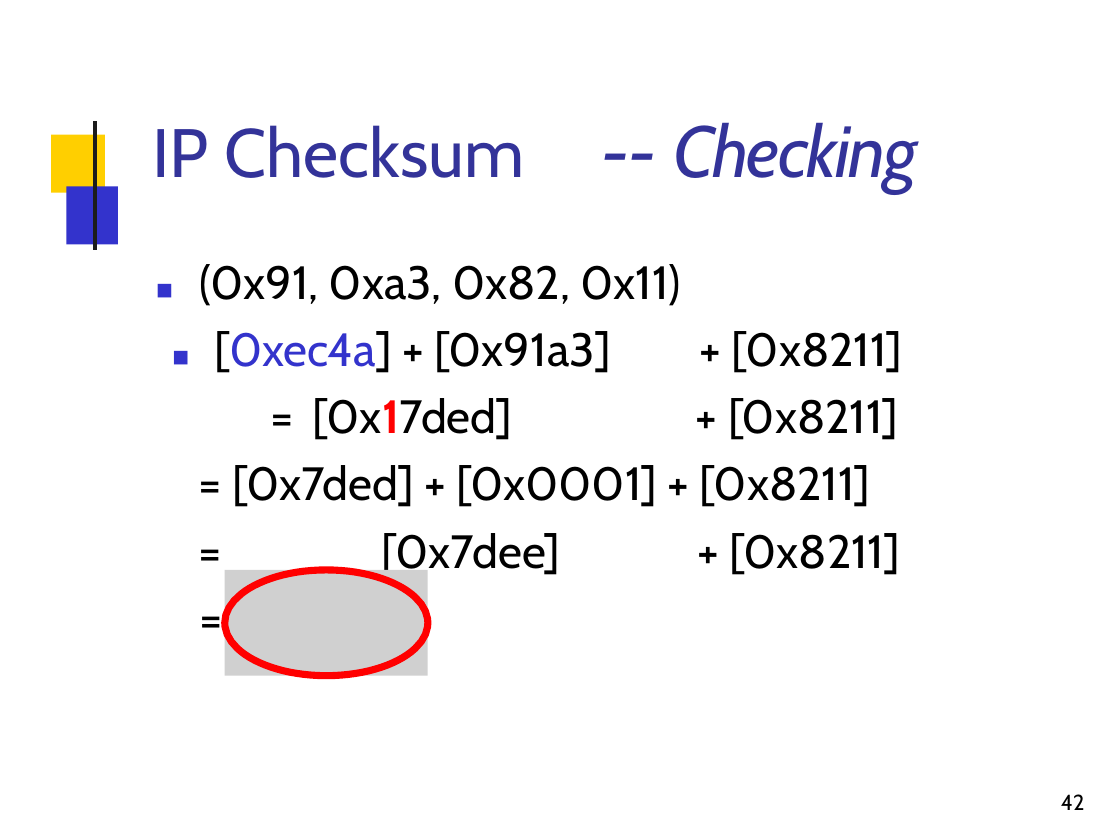
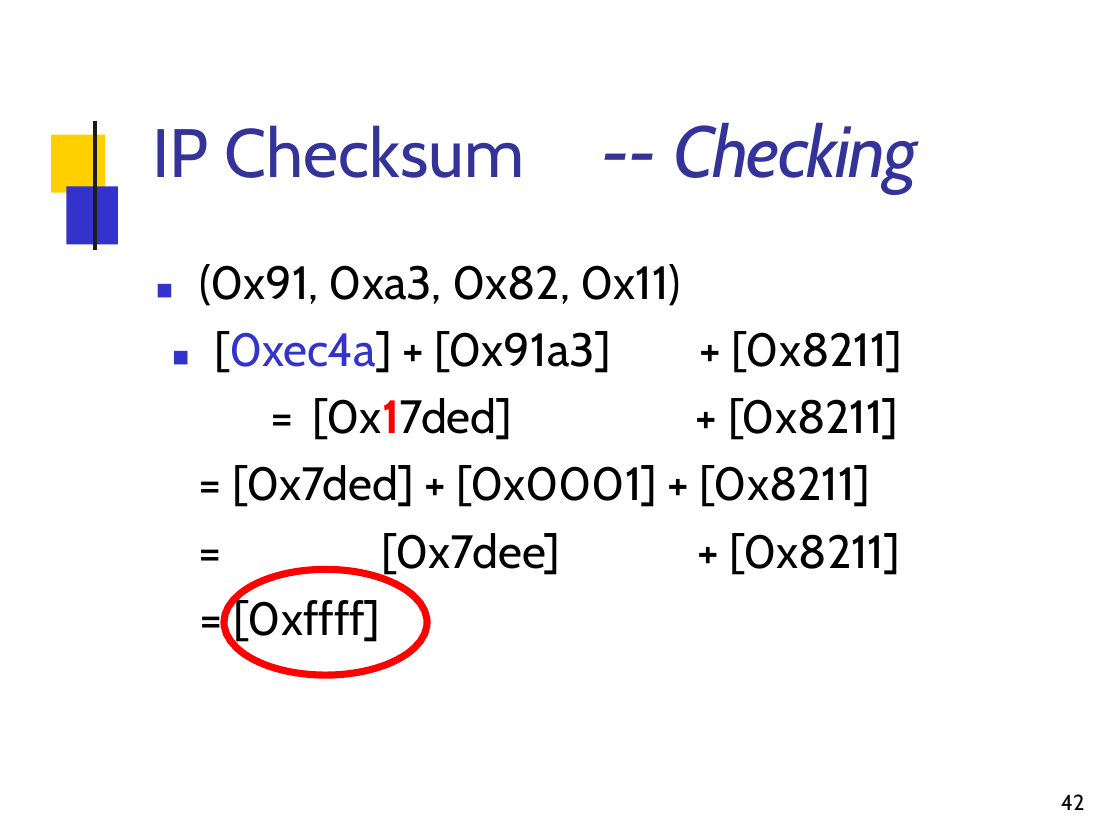
Before and after one commit to Al0nesauurs/etc, a slide deck: slide 42 of networkStudy/2015-02-204421-ipv4-parti.pptx. Drawn at 1120x840 pixels with LibreOffice and Linux fonts; fonts in the diff are those of the drawing; grey boxes stand for pictures; background and template pictures are left out. Boxes give left, top, right and bottom in pixels: in the first picture for what was removed or moved away, otherwise in the second. Text is boxed around its words. In the diff, an @@ line names an element or a change of style, - is before the commit and + after.

```diff
--- a/networkStudy/2015-02-204421-ipv4-parti.pptx
+++ b/networkStudy/2015-02-204421-ipv4-parti.pptx
@@ freeform shape at (224,569,427,674): outline redrawn @@
@@ picture removed at (225,570,428,675) @@
```
Also in this commit, not shown: 12 other slides changed, 1 other file.
